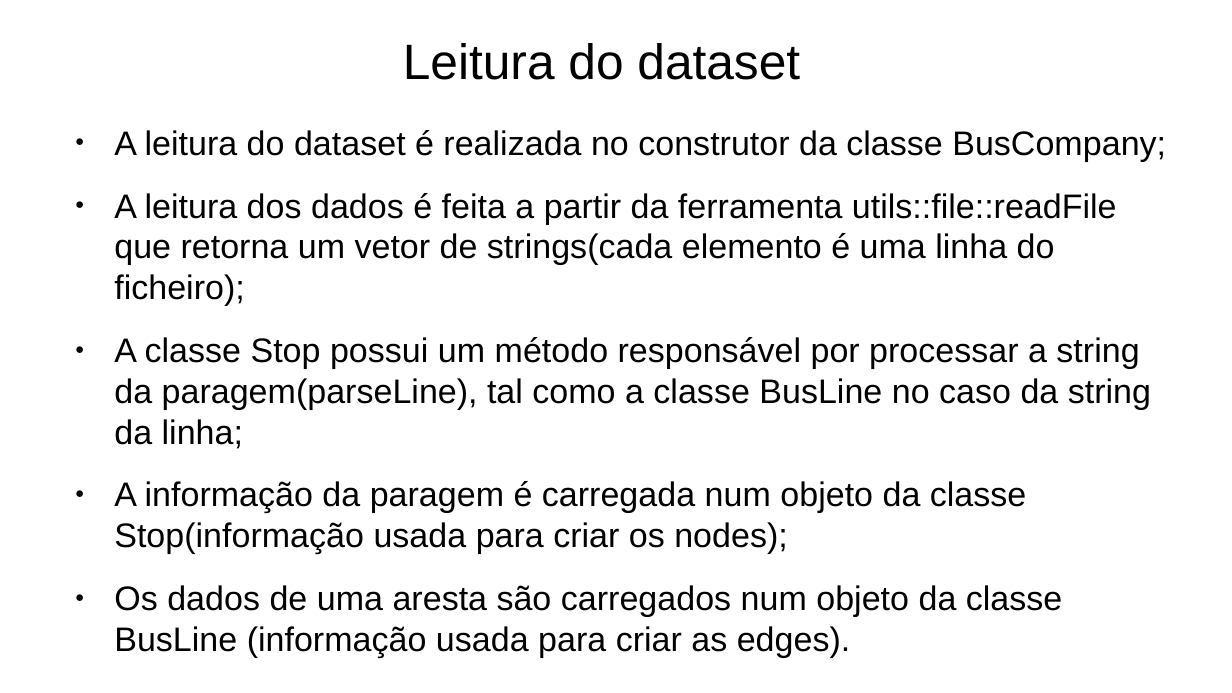
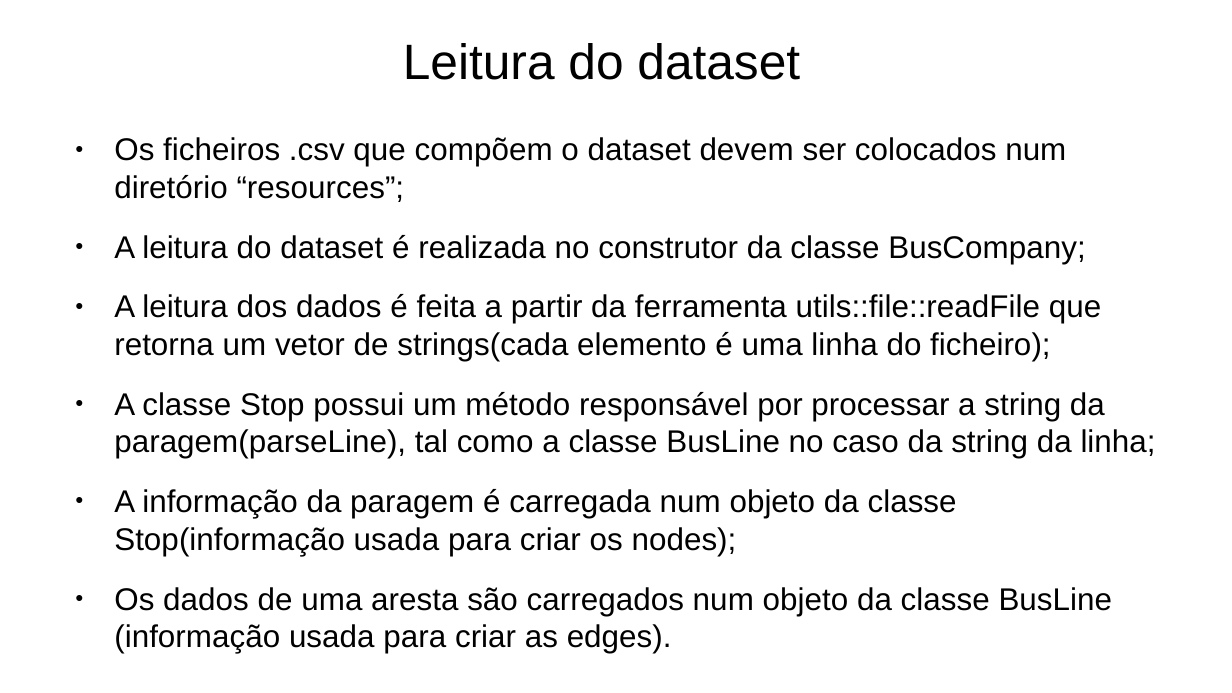
Before and after one commit to Naapperas/feup-aed-proj2, a slide deck: slide 3 of Apresentação.pptx. Drawn at 1232x693 pixels with LibreOffice and Linux fonts; fonts in the diff are those of the drawing. Boxes give left, top, right and bottom in pixels: in the first picture for what was removed or moved away, otherwise in the second. Text is boxed around its words. In the diff, an @@ line names an element or a change of style, - is before the commit and + after.

```diff
--- a/Apresentação.pptx
+++ b/Apresentação.pptx
@@ text "Os ficheiros .csv que compõem ..." moved from (x1=114, y1=130, x2=1166, y2=658) to (x1=114, y1=137, x2=1156, y2=653) @@
@@ text at (x1=114, y1=137, x2=1066, y2=202): paragraph added @@
+● Os ficheiros .csv que compõem o dataset devem ser colocados num diretório “resources”;
@@ text at (x1=114, y1=235, x2=1156, y2=653): size 21.9 to 20.2 pt in "A leitura do dataset é realizada no ...", "A leitura dos dados é feita a ...", "A classe Stop possui um método responsável ...", "A informação da paragem é carregada num ..." and 1 more places @@
```
Also in this commit, not shown: 1 other file.
